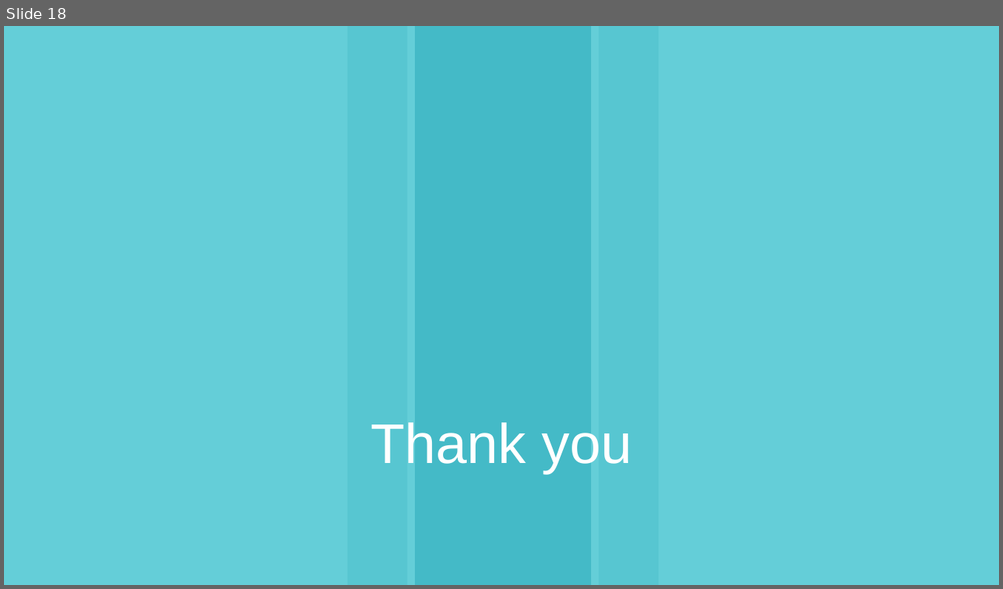
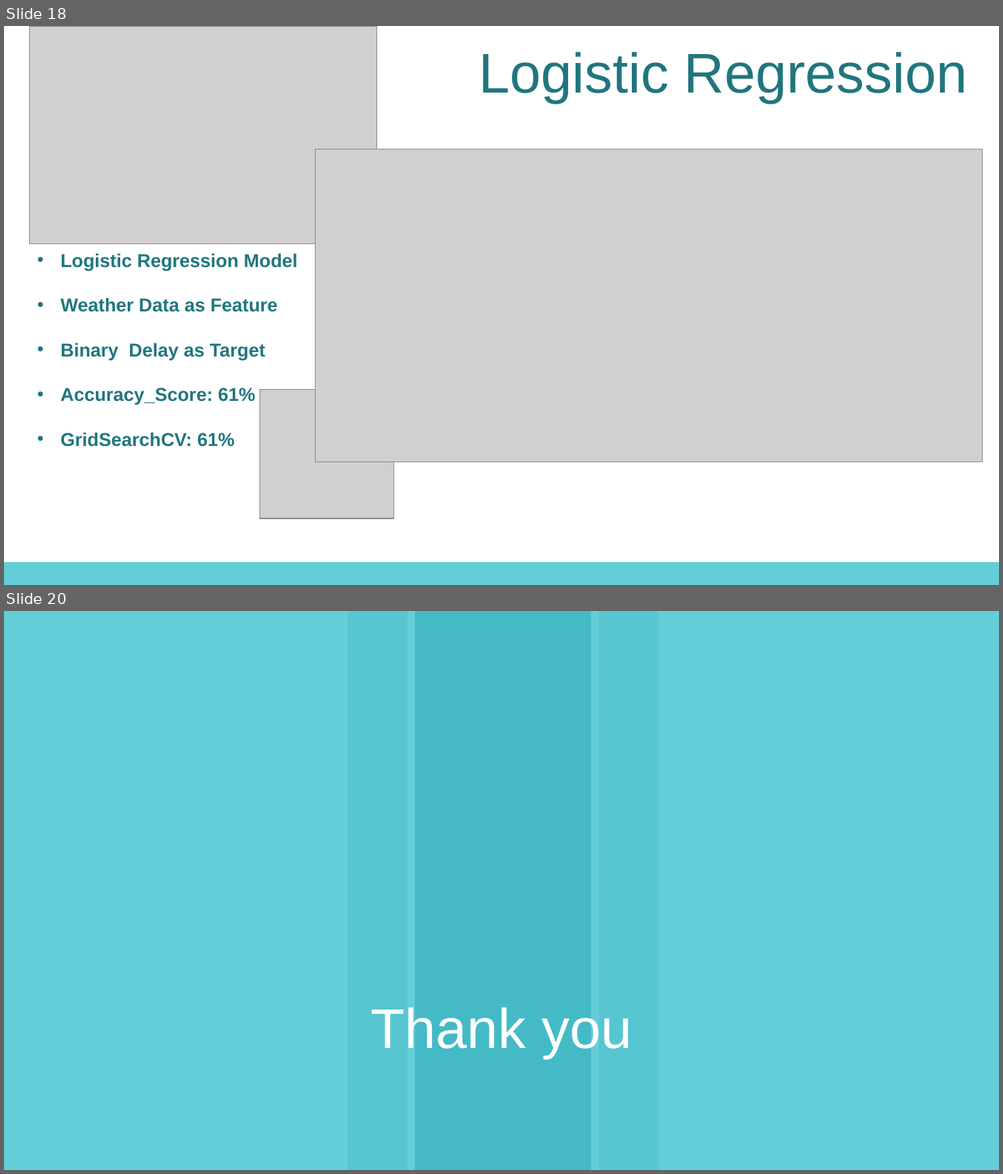
Before and after one commit to bgrullon/FlightDelayPrediction, a slide deck: src/presentation/Flight Delay Prediction.pptx. Shown one above the other, each under a label of ours: slide 18 before the commit, slides 18 and 20 after it; the slides between them are not shown. The pictures are 1003x589 and 1003x1174 pixels, drawn with LibreOffice and Linux fonts; fonts in the diff are those of the drawing; grey boxes stand for pictures; background and template pictures are left out. Boxes give left, top, right and bottom in pixels: in the first picture for what was removed or moved away, otherwise in the second. Text is boxed around its words. In the diff, an @@ line names an element or a change of style, - is before the commit and + after.

```diff
--- a/src/presentation/Flight Delay Prediction.pptx
+++ b/src/presentation/Flight Delay Prediction.pptx
@@ slide 18 added at <box>4,26,999,585</box>, background #FFFFFF @@
@@ picture added at <box>30,26,377,244</box> @@
@@ text added at <box>479,52,967,103</box>, 54 pt, text #20767E @@
+Logistic Regression
@@ picture added at <box>315,149,982,463</box> @@
@@ text added at <box>60,253,298,447</box>, 18 pt, text #20767E, bold @@
+• Logistic Regression Model
+• Weather Data as Feature
+• Binary Delay as Target
+• Accuracy_Score: 61%
+• GridSearchCV: 61%
@@ picture added at <box>260,389,394,518</box> @@
@@ freeform shape added at <box>76,409,99,432</box>, fill #FFFFFF @@
@@ freeform shape added at <box>560,467,597,504</box>, fill #FFFFFF @@
@@ freeform shape added at <box>74,474,99,499</box>, fill #FFFFFF @@
@@ rectangle added at <box>4,562,999,585</box>, fill #64CED8 @@
@@ what was slide 18 is now slide 20 @@
```
Also in this commit, not shown: 14 slides changed, 3 other slides added, 2 slides removed, 2 other files.
